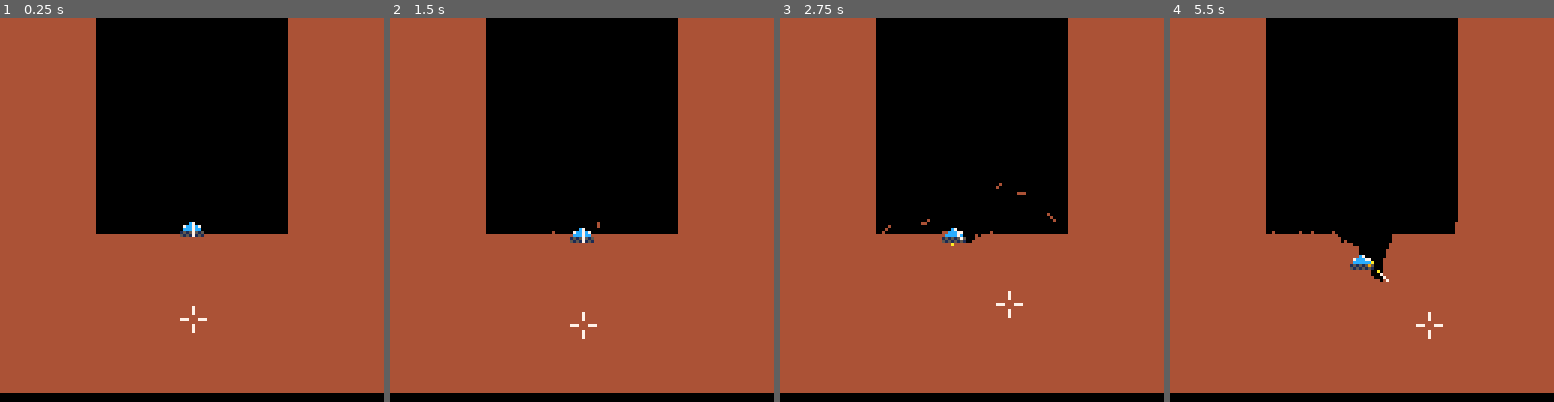
Above: before the commit, frames 1-4 (left to right).
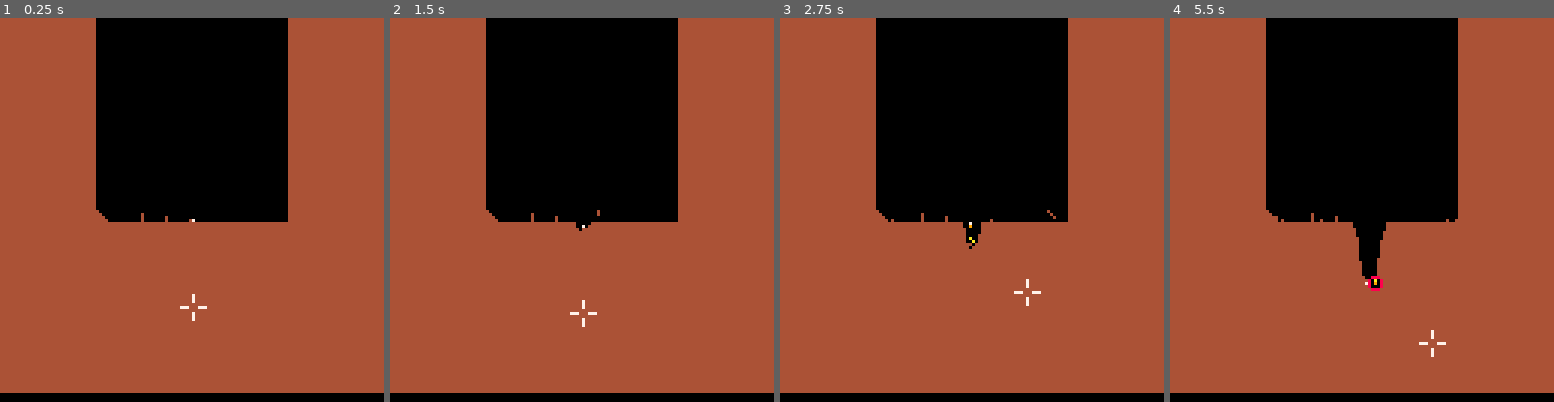
Above: after the commit, the same moments.

Repository: MarrMann/tanks.p8
Game: PICO-8 cartridge tanks.p8
The game is run twice, just before and just after one commit, with the same random seed, the same clock (stepped at 60 frames per second) and the same inputs.
Inputs:
- Up to frame 1 (0.25 s): no input
- Up to frame 2 (1.5 s): tap X (X key) at 1.07 s
- Up to frame 3 (2.75 s): hold Left 1.97-2.37 s; tap X (X key) at 2.07, 2.4, 2.73 s; hold Down from 2.42 s (still down)
- Up to frame 4 (5.5 s): release Down at 2.82 s; hold Right 2.87-3.53 s; tap X (X key) every 0.33 s from 3.07 to 5.4 s; hold Up 3.58-4.08 s; hold Right 4.13-4.53 s; hold Down 4.58-5.08 s; hold Left from 5.13 s (still down)

The runs differ from the first frame. In frame 1, 1.8% of the frame differs, in the area x 25-75%, y 50-83%; in frame 2, 1.9%; in frame 3, 1.9%; in frame 4, 2.2%, in the area x 25-75%, y 50-89%.

Commit message:
idk what i'm doing

Diff:
--- a/tanks.p8
+++ b/tanks.p8
@@ -55,12 +55,34 @@
 
 function handle_input()
 	local prev_x = p.x
+	local angle = 0
+	local fl_x = flr(p.x)
+	local fl_y = flr(p.y)
 	p.move = false
-	if btn(⬅️) and mapget(p.x-1, p.y-3) == 0 then
-		p.x -= 0.5
-	end
-	if btn(➡️) and mapget(p.x+1, p.y-3) == 0 then
-	 p.x += 0.5
+	if btnp(⬅️) then
+		local target_x = p.x-1
+		local target_y = get_ground(flr(target_x),fl_y)
+		local angle = atan2(-1,fl_y-target_y)
+
+		//angle = get_slope(fl_x,fl_y,-1)
+		if (angle > 0.3) then
+			p.x += cos(angle) * 0.5
+			p.y += sin(angle) * 0.5
+			if (p.x < target_x) then
+				p.y = target_y
+			end
+		end
+		printh('angle: '..angle, 'dbg.txt')
+	end
+	if btnp(➡️) then
+		angle = get_slope(fl_x,fl_y,1)
+		if (angle < 0.2 or angle > 0.75) then
+		 p.x += cos(angle) * 0.5
+		 p.y += sin(angle) * 0.5
+		 if (ceil(prev_x) != ceil(p.x)) then
+				p.y = get_ground(ceil(p.x),ceil(p.y))
+			end
+	 end
 	end
 	if btn(❎) then //holding ❎
 		x_hold_frames += 1
@@ -93,20 +115,40 @@
 	end
 end
 
-function has_ceiling(x, y)
-	for i = 1,3 do
-		if mapget(x, y-i) != 0 then
-			return true
-		end
-	end
-	return false
+function get_slope(x, y, dir)
+	local y1 = get_ground(x,y)
+	local y2 = get_ground(x+dir,y)
+	local diff = y2-y1
+
+	printh('x: '..x, 'dbg.txt')
+	printh('y: '..y, 'dbg.txt')
+	printh('y1: '..y1, 'dbg.txt')
+	printh('y2: '..y2, 'dbg.txt')
+	printh('dir: '..dir, 'dbg.txt')
+	printh('diff: '..diff, 'dbg.txt')
+
+	return atan2(dir, diff)
+end
+
+function get_ground(x, y)
+	local c = 0
+	while(mapget(x,y) == 0 and c < 128) do
+		y += 1
+		c += 1
+	end
+
+	while(mapget(x,y) != 0 and c < 128) do
+		y -= 1
+	end
+
+	return y+1
 end
 
 function update_player()
 	// hill traversal
-	while mapget(p.x, p.y) != 0 do
-		p.y -= 1
-	end
+	//while mapget(p.x, p.y) != 0 do
+	//	p.y -= 1
+	//end
 
 	// gravity
 	if mapget(p.x, p.y+1) == 0 then
@@ -118,14 +160,15 @@
 	local tur_x = sin(p.t_angle)*4
 	local tur_y = cos(p.t_angle)*4
 	if p.move then p.spr = (t%4)/2 end
+	pset(p.x,p.y,7)
 	p.x -= 4
 	p.y -= 6
-	spr(p.spr, p.x, p.y)
+	//spr(p.spr, p.x, p.y)
 	p.x += 4
 	p.y += 6
 	local t_end_x=p.x+tur_x
 	local t_end_y=p.y-3+tur_y
-	line(p.x, p.y-3, t_end_x, t_end_y, 7)
+	//line(p.x, p.y-3, t_end_x, t_end_y, 7)
 
  // crosshair
  local cross_x = p.x+tur_x*8
@@ -604,24 +647,24 @@
   return quantized_x, quantized_y
 end
 __gfx__
-00000000000000004444444400000000000000000000000000000000000000000000000000000000000000000000000000000000000000000000000000000000
-00000000000000004444444400000000000000000000000000000000000000000000000000000000000000000000000000000000000000000000000000000000
-00000000000000004444444400000000000000000000000000000000000000000000000000000000000000000000000000000000000000000000000000000000
-000cc000000cc0004444444400000000000000000000000000000000000000000000000000000000000000000000000000000000000000000000000000000000
-07cccc7007cccc704444444400000000000000000000000000000000000000000000000000000000000000000000000000000000000000000000000000000000
-0cccccc00cccccc04444444400000000000000000000000000000000000000000000000000000000000000000000000000000000000000000000000000000000
-15151515515151514444444400000000000000000000000000000000000000000000000000000000000000000000000000000000000000000000000000000000
-51515151151515154444444400000000000000000000000000000000000000000000000000000000000000000000000000000000000000000000000000000000
+00000000000000004444444400000000000000000000000000000000400000004000000000000000000000000000000000000000000000000000000000000000
+00000000000000004444444400000000000000000000000000000004440000004400000000000000000000000000000000000000000000000000000000000000
+00000000000000004444444400000000000000000000000400000004444000004440000000000000000000000000000000000000000000000000000000000000
+000cc000000cc0004444444400000000000000040000000400000004444400004444000000000000000000000000000000000000000000000000000000000000
+07cccc7007cccc704444444444444444444444444444444444444444444444444444400000000000000000000000000000000000000000000000000000000000
+0cccccc00cccccc04444444444444444444444444444444444444444444444444444440000000000000000000000000000000000000000000000000000000000
+15151515515151514444444444444444444444444444444444444444444444444444444000000000000000000000000000000000000000000000000000000000
+51515151151515154444444444444444444444444444444444444444444444444444444400000000000000000000000000000000000000000000000000000000
 __map__
-0202020203030303030303030202020200000000000000000000000000000000000000000000000000000000000000000000000000000000000000000000000000000000000000000000000000000000000000000000000000000000000000000000000000000000000000000000000000000000000000000000000000000000
-0202020203030303030303030202020200000000000000000000000000000000000000000000000000000000000000000000000000000000000000000000000000000000000000000000000000000000000000000000000000000000000000000000000000000000000000000000000000000000000000000000000000000000
-0202020203030303030303030202020200000000000000000000000000000000000000000000000000000000000000000000000000000000000000000000000000000000000000000000000000000000000000000000000000000000000000000000000000000000000000000000000000000000000000000000000000000000
-0202020203030303030303030202020200000000000000000000000000000000000000000000000000000000000000000000000000000000000000000000000000000000000000000000000000000000000000000000000000000000000000000000000000000000000000000000000000000000000000000000000000000000
-0202020203030303030303030202020200000000000000000000000000000000000000000000000000000000000000000000000000000000000000000000000000000000000000000000000000000000000000000000000000000000000000000000000000000000000000000000000000000000000000000000000000000000
-0202020203030303030303030202020200000000000000000000000000000000000000000000000000000000000000000000000000000000000000000000000000000000000000000000000000000000000000000000000000000000000000000000000000000000000000000000000000000000000000000000000000000000
-0202020203030303030303030202020200000000000000000000000000000000000000000000000000000000000000000000000000000000000000000000000000000000000000000000000000000000000000000000000000000000000000000000000000000000000000000000000000000000000000000000000000000000
-0202020203030303030303030202020200000000000000000000000000000000000000000000000000000000000000000000000000000000000000000000000000000000000000000000000000000000000000000000000000000000000000000000000000000000000000000000000000000000000000000000000000000000
-0202020203030303030303030202020200000000000000000000000000000000000000000000000000000000000000000000000000000000000000000000000000000000000000000000000000000000000000000000000000000000000000000000000000000000000000000000000000000000000000000000000000000000
+020202023f3f3f3f3f3f3f3f0202020200000000000000000000000000000000000000000000000000000000000000000000000000000000000000000000000000000000000000000000000000000000000000000000000000000000000000000000000000000000000000000000000000000000000000000000000000000000
+020202023f3f3f3f3f3f3f3f0202020200000000000000000000000000000000000000000000000000000000000000000000000000000000000000000000000000000000000000000000000000000000000000000000000000000000000000000000000000000000000000000000000000000000000000000000000000000000
+020202023f3f3f3f3f3f3f3f0202020200000000000000000000000000000000000000000000000000000000000000000000000000000000000000000000000000000000000000000000000000000000000000000000000000000000000000000000000000000000000000000000000000000000000000000000000000000000
+020202023f3f3f3f3f3f3f3f0202020200000000000000000000000000000000000000000000000000000000000000000000000000000000000000000000000000000000000000000000000000000000000000000000000000000000000000000000000000000000000000000000000000000000000000000000000000000000
+020202023f3f3f3f3f3f3f3f0202020200000000000000000000000000000000000000000000000000000000000000000000000000000000000000000000000000000000000000000000000000000000000000000000000000000000000000000000000000000000000000000000000000000000000000000000000000000000
+020202023f3f3f3f3f3f3f3f0202020200000000000000000000000000000000000000000000000000000000000000000000000000000000000000000000000000000000000000000000000000000000000000000000000000000000000000000000000000000000000000000000000000000000000000000000000000000000
+020202023f3f3f3f3f3f3f3f0202020200000000000000000000000000000000000000000000000000000000000000000000000000000000000000000000000000000000000000000000000000000000000000000000000000000000000000000000000000000000000000000000000000000000000000000000000000000000
+020202023f3f3f3f3f3f3f3f0202020200000000000000000000000000000000000000000000000000000000000000000000000000000000000000000000000000000000000000000000000000000000000000000000000000000000000000000000000000000000000000000000000000000000000000000000000000000000
+0202020207060504030303030202020200000000000000000000000000000000000000000000000000000000000000000000000000000000000000000000000000000000000000000000000000000000000000000000000000000000000000000000000000000000000000000000000000000000000000000000000000000000
 0202020202020202020202020202020200000000000000000000000000000000000000000000000000000000000000000000000000000000000000000000000000000000000000000000000000000000000000000000000000000000000000000000000000000000000000000000000000000000000000000000000000000000
 0202020202020202020202020202020200000000000000000000000000000000000000000000000000000000000000000000000000000000000000000000000000000000000000000000000000000000000000000000000000000000000000000000000000000000000000000000000000000000000000000000000000000000
 0202020202020202020202020202020200000000000000000000000000000000000000000000000000000000000000000000000000000000000000000000000000000000000000000000000000000000000000000000000000000000000000000000000000000000000000000000000000000000000000000000000000000000
Not shown, changed: dbg.txt
